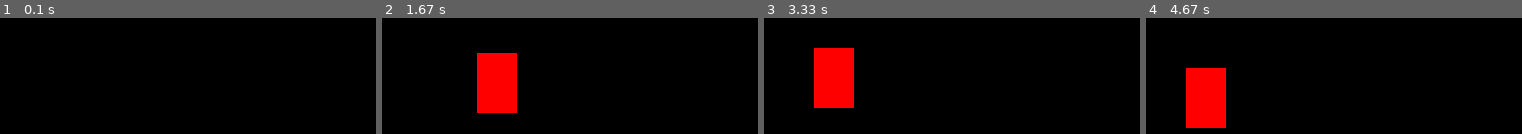
Above: before the commit, frames 1-4 (left to right).
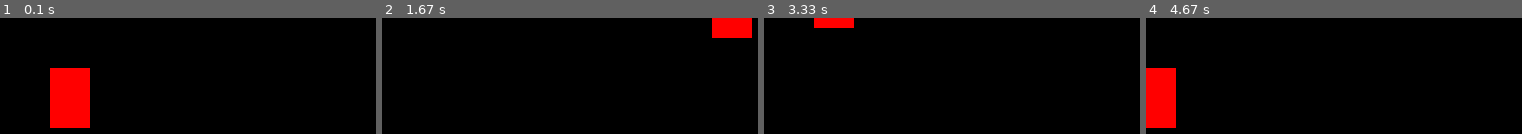
Above: after the commit, the same moments.

Repository: User-zwj/pygame
Game: pygame game, started from test1.py
Two runs of this game, one before a commit and one after it. Both use one fixed random seed, a clock stepped at 60 frames per second and the inputs below.
Inputs:
- Up to frame 1 (0.1 s): no input
- Up to frame 2 (1.67 s): hold Right 0.33-0.8 s; hold Up 0.83-1.13 s; hold Right 1.17-1.63 s
- Up to frame 3 (3.33 s): hold Left 1.67-2.2 s; hold Down 2.23-2.53 s; hold Left 2.57-2.97 s; hold Up from 3 s (still down)
- Up to frame 4 (4.67 s): release Up at 3.37 s; hold Down 4.07-4.43 s; hold Left from 4.47 s (still down)

The runs differ from the first frame. In frame 1, 5.5% of the frame differs, in the area x 13-24%, y 43-95%; in frame 2, 7.3%; in frame 3, 6.4%; in frame 4, 9.6%, in the area x 0-22%, y 43-95%.

Commit message:
Add some comments

Diff:
--- a/test1.py
+++ b/test1.py
@@ -1,7 +1,7 @@
 #https://www.youtube.com/watch?v=i6xMBig-pP4&list=PLzMcBGfZo4-lp3jAExUCewBfMx3UZFkh5
 
 import pygame
-pygame.init()
+pygame.init()    #MUST
 
 win = pygame.display.set_mode((500, 500))
 
@@ -15,7 +15,7 @@
 
 run = True
 while run:
-    pygame.time.delay(100)
+    # pygame.time.delay(100)    #pause the program for some time (milliseconds)
 
     for event in pygame.event.get():
         if event.type == pygame.QUIT:
@@ -23,7 +23,7 @@
 
     keys = pygame.key.get_pressed()
 
-    if keys[pygame.K_LEFT]:
+    if keys[pygame.K_LEFT]:  #don't forget pygame
         x -= vel
     if keys[pygame.K_RIGHT]:
         x += vel
@@ -32,8 +32,8 @@
     if keys[pygame.K_DOWN]:
         y += vel
 
-    win.fill((0,0,0))
+    win.fill((0,0,0))   #if not, rect will connect to each other
     pygame.draw.rect(win, (255, 0, 0), (x, y, width, height))
-    pygame.display.update()
+    pygame.display.update()   #refresh the screen, if no, just white window
 
 pygame.quit()
